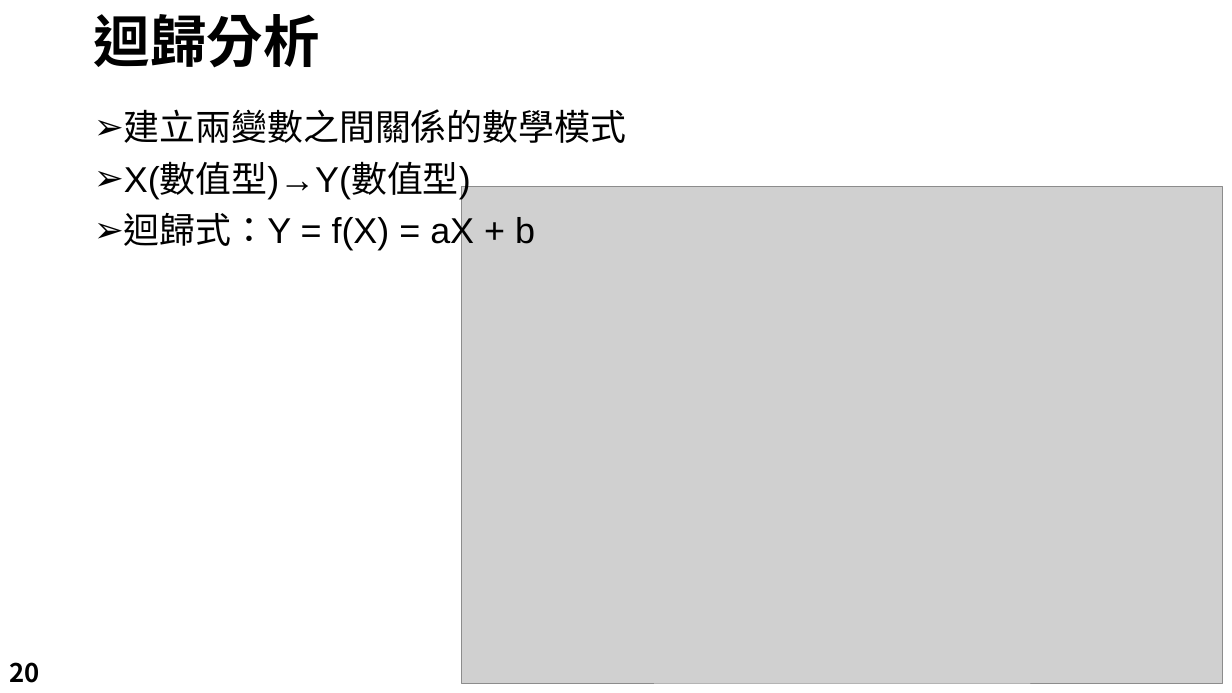
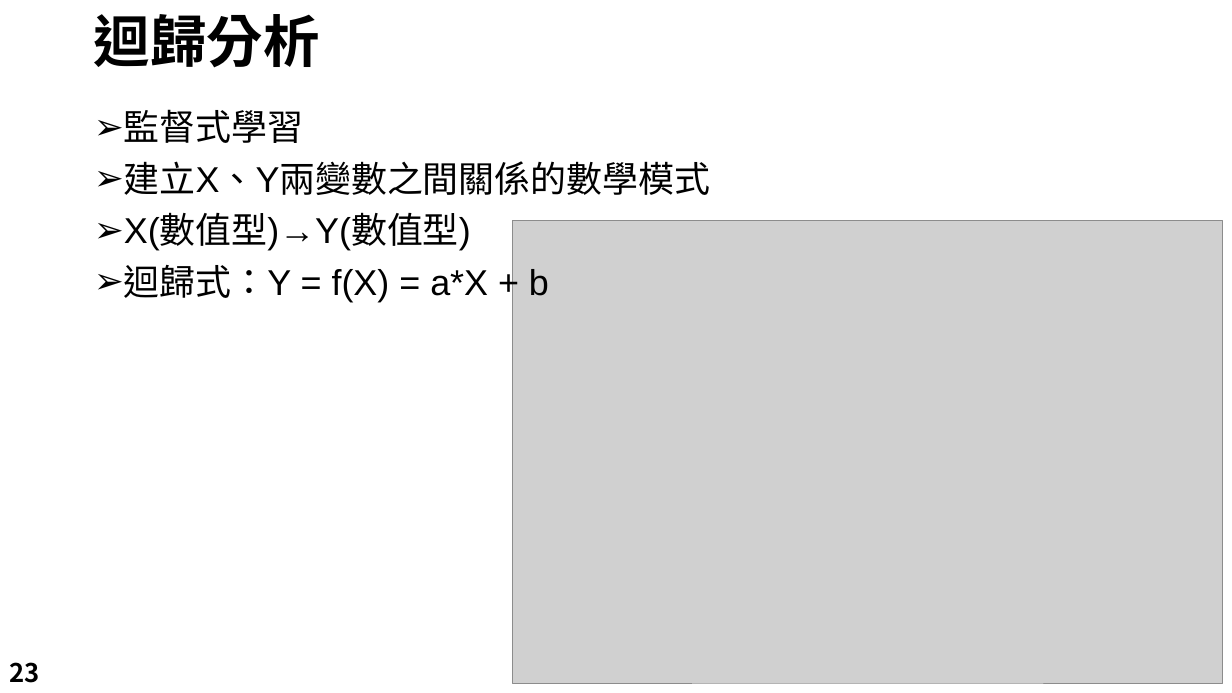
Before and after one commit to LeBronWilly/Basic_R_Language, a slide deck: slide 23 of R_Presentation.pptx (slide 20 before the commit). Drawn at 1232x693 pixels with LibreOffice and Linux fonts; fonts in the diff are those of the drawing; grey boxes stand for pictures; background and template pictures are left out. Boxes give left, top, right and bottom in pixels: in the first picture for what was removed or moved away, otherwise in the second. Text is boxed around its words. In the diff, an @@ line names an element or a change of style, - is before the commit and + after.

```diff
--- a/R_Presentation.pptx
+++ b/R_Presentation.pptx
@@ text at [124,109,710,195]: text changed @@
-➢ 建立兩變數之間關係的數學模式
+➢ 監督式學習
+➢ 建立X、Y兩變數之間關係的數學模式
@@ picture: place and size @@
-picture at [462,187,1224,683]
+picture at [513,220,1223,683]
@@ text at [124,265,549,302]: text changed @@
-➢ 迴歸式：Y = f(X) = aX + b
+➢ 迴歸式：Y = f(X) = a*X + b
@@ page number at [9,662,39,683]: text changed @@
-20
+23
```
Also in this commit, not shown: 8 other slides changed, 1 slide added, 2 slides removed, 9 other files.
